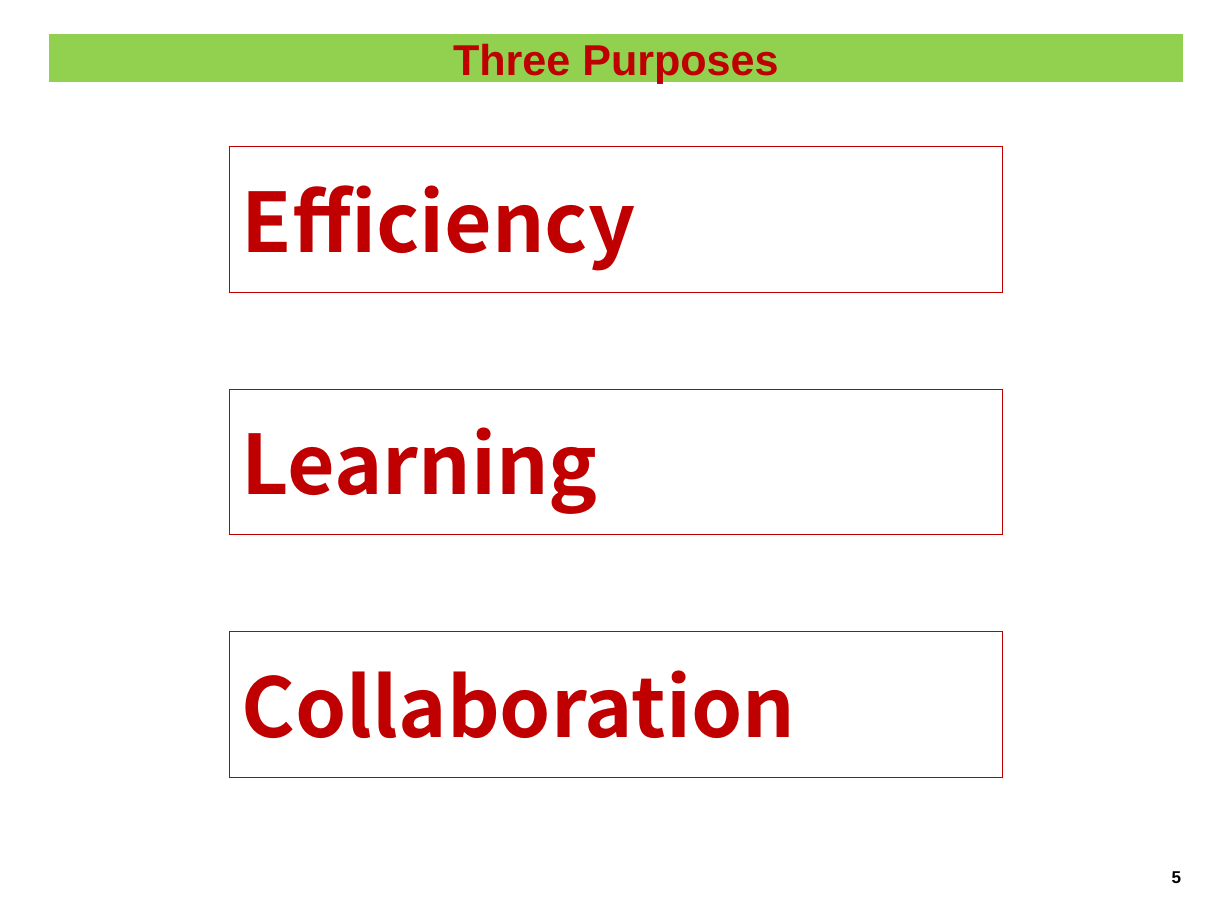
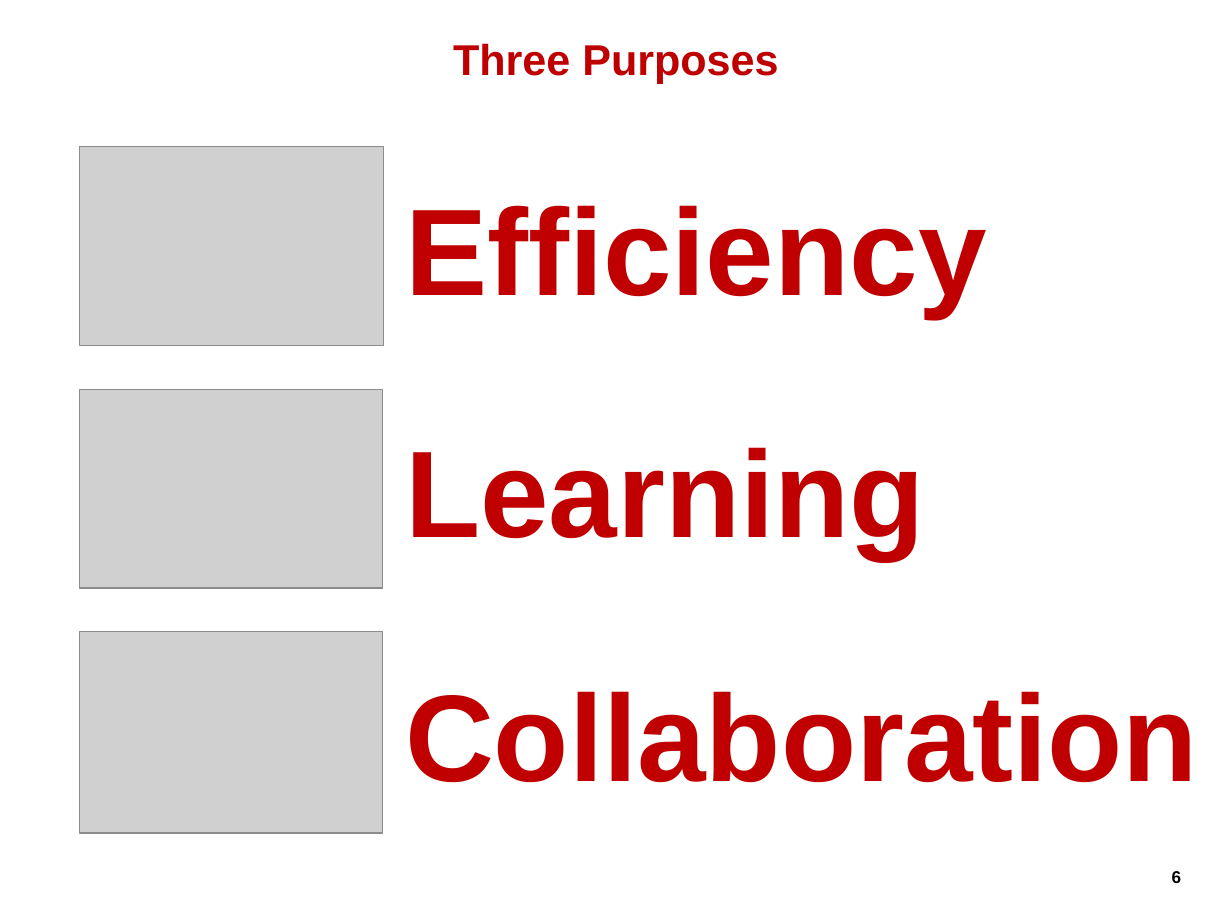
Before and after one commit to hageyahhoo/agile2014, a slide deck: slide 6 of presentations/TechnologyDrivenDevelopment.pptx (slide 5 before the commit). Drawn at 1232x924 pixels with LibreOffice and Linux fonts; fonts in the diff are those of the drawing; grey boxes stand for pictures; background and template pictures are left out. Boxes give left, top, right and bottom in pixels: in the first picture for what was removed or moved away, otherwise in the second. Text is boxed around its words. In the diff, an @@ line names an element or a change of style, - is before the commit and + after.

Commit message:
Added 3-Purposes and 3-Approaches.

```diff
--- a/presentations/TechnologyDrivenDevelopment.pptx
+++ b/presentations/TechnologyDrivenDevelopment.pptx
@@ title "Three Purposes": place and size @@
-title "Three Purposes" at (48,34,1183,83)
+title "Three Purposes" at (453,43,778,83)
@@ title "Three Purposes" at (453,43,778,83): fill #92D050 to none; outline #FFFFFF 0.75 pt to none @@
@@ picture added at (80,147,384,345) @@
@@ text "Efficiency": place and size @@
-text "Efficiency" at (229,147,1003,292)
+text "Efficiency" at (405,205,987,317)
@@ picture added at (80,389,382,588) @@
@@ text "Learning": place and size @@
-text "Learning" at (229,389,1003,535)
+text "Learning" at (405,447,925,559)
@@ picture added at (80,632,382,833) @@
@@ size 48 to 72 pt, font Noto Sans CJK JP to Arial; outline #BF0000 0.75 pt to none in 3 elements at (405,205,987,317), (405,447,925,559), (405,691,1198,783) @@
@@ text "Collaboration": place and size @@
-text "Collaboration" at (229,632,1003,777)
+text "Collaboration" at (405,691,1198,783)
```
Also in this commit, not shown: 3 other slides changed, 3 slides added.
